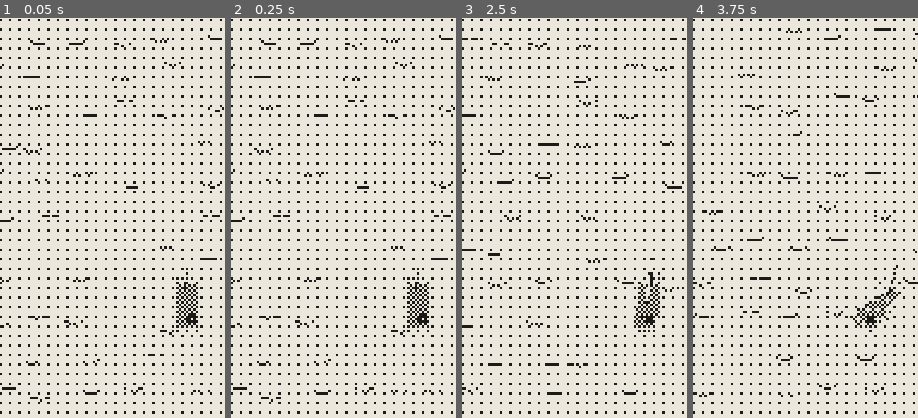
Above: before the commit, frames 1-4 (left to right).
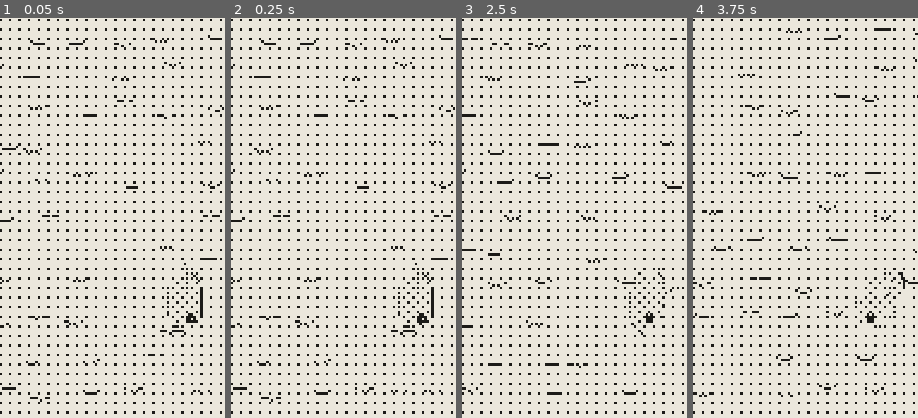
Above: after the commit, the same moments.

Repository: EnricoLabarile/Sail
Game: Godot game, scene res://Assets/Scenes/Overworld.tscn
The game is run twice, just before and just after one commit, with the same random seed, the same clock (stepped at 60 frames per second) and the same inputs.
Inputs (mouse positions are % of the whole screen's width and height, from its top left):
- Up to frame 1 (0.05 s): no input
- Up to frame 2 (0.25 s): no input
- Up to frame 3 (2.5 s): tap Enter (ui_accept) at 0.5, 1.25 s; drag from (50, 93) to (60, 28) at 0.52 s; drag from (30, 55) to (45, 70) at 1.27 s; move the mouse to (60, 28) at 2.02 s; hold Right (ui_right) from 2.03 s (still down)
- Up to frame 4 (3.75 s): release Right (ui_right) at 2.75 s; drag from (45, 70) to (20, 35) at 2.77 s; move the mouse to (80, 65) at 3.52 s; hold Left (ui_left) from 3.53 s (still down)
The pictures show only the part of the screen within x 9-59%, y 14-64%; the shares and areas given below are measured in that part.

The runs differ from the first frame. In frame 1, 0.5% of the frame differs, in the area x 74-91%, y 61-80%; in frame 2, 0.5%; in frame 3, 0.5%; in frame 4, 0.5%.

Commit message:
boat update

Diff:
--- /dev/null
+++ b/Assets/Boat/boat.tscn
@@ -0,0 +1,42 @@
+[gd_scene format=3 uid="uid://dhestvacwpffc"]
+
+[ext_resource type="Script" uid="uid://dxb2hspq8rmba" path="res://Assets/Boat/boat.gd" id="1_boat"]
+[ext_resource type="PackedScene" uid="uid://gsohuvlddwlj" path="res://Assets/Boat/sm_boat_hull.fbx" id="2_da1jx"]
+[ext_resource type="PackedScene" uid="uid://da2mslnca7e31" path="res://Assets/Boat/sm_boat_mast.fbx" id="3_ee1eo"]
+[ext_resource type="PackedScene" uid="uid://bkhrx3gsk66tq" path="res://Assets/Boat/sm_boat_sail.fbx" id="4_og2vt"]
+
+[sub_resource type="StandardMaterial3D" id="Mat_ink"]
+albedo_color = Color(0.12, 0.11, 0.1, 1)
+
+[sub_resource type="CapsuleMesh" id="Mesh_helmsman"]
+material = SubResource("Mat_ink")
+radius = 0.22
+height = 0.8
+
+[node name="Boat" type="Node3D" unique_id=1479473515]
+script = ExtResource("1_boat")
+
+[node name="Model" type="Node3D" parent="." unique_id=1073816525]
+
+[node name="Helmsman" type="MeshInstance3D" parent="Model" unique_id=1864005739]
+transform = Transform3D(1, 0, 0, 0, 1, 0, 0, 0, 1, 0.25, 0.8, 1.2)
+mesh = SubResource("Mesh_helmsman")
+
+[node name="Rig" type="Node3D" parent="Model" unique_id=503799022]
+transform = Transform3D(1, 0, 0, 0, 1, 0, 0, 0, 1, 0, 0, -0.7)
+
+[node name="sm_boat_mast" parent="Model/Rig" unique_id=429624402 instance=ExtResource("3_ee1eo")]
+transform = Transform3D(1, 0, 0, 0, 1, 0, 0, 0, 1, 0, 0.27126563, -0.012751341)
+
+[node name="sm_boat_sail" parent="Model/Rig" unique_id=139299008 instance=ExtResource("4_og2vt")]
+transform = Transform3D(-4.371139e-08, 0, -1, 0, 1, 0, 1, 0, -4.371139e-08, 0, 1.0014727, -0.011779666)
+
+[node name="Camera3D" type="Camera3D" parent="." unique_id=1565566446]
+keep_aspect = 0
+projection = 1
+current = true
+size = 24.0
+far = 200.0
+
+[node name="sm_boat_hull" parent="." unique_id=1085224572 instance=ExtResource("2_da1jx")]
+transform = Transform3D(-4.371139e-08, 0, 1, 0, 1, 0, -1, 0, -4.371139e-08, 0, 0.31564635, -0.21666029)
--- a/Assets/Boat/boat/boat.tscn
+++ /dev/null
@@ -1,92 +0,0 @@
-[gd_scene format=3]
-
-[ext_resource type="Script" uid="uid://dxb2hspq8rmba" path="res://Assets/Boat/boat/boat.gd" id="1_boat"]
-
-
-[sub_resource type="StandardMaterial3D" id="Mat_paper"]
-albedo_color = Color(0.95, 0.94, 0.9, 1)
-
-[sub_resource type="StandardMaterial3D" id="Mat_ink"]
-albedo_color = Color(0.12, 0.11, 0.1, 1)
-
-[sub_resource type="StandardMaterial3D" id="Mat_sail"]
-shading_mode = 0
-albedo_color = Color(0.95, 0.94, 0.9, 1)
-
-[sub_resource type="StandardMaterial3D" id="Mat_inside"]
-albedo_color = Color(0.6, 0.58, 0.55, 1)
-
-[sub_resource type="BoxMesh" id="Mesh_hull"]
-material = SubResource("Mat_paper")
-size = Vector3(1.4, 0.5, 2.8)
-
-[sub_resource type="PrismMesh" id="Mesh_bow"]
-material = SubResource("Mat_paper")
-size = Vector3(1.4, 1.2, 0.5)
-
-[sub_resource type="BoxMesh" id="Mesh_gunwale"]
-material = SubResource("Mat_inside")
-size = Vector3(1.1, 0.1, 2.5)
-
-[sub_resource type="CylinderMesh" id="Mesh_mast"]
-material = SubResource("Mat_ink")
-top_radius = 0.05
-bottom_radius = 0.07
-height = 3.6
-
-[sub_resource type="PrismMesh" id="Mesh_sail"]
-material = SubResource("Mat_sail")
-left_to_right = 1.0
-size = Vector3(2.0, 3.0, 0.04)
-
-[sub_resource type="BoxMesh" id="Mesh_boom"]
-material = SubResource("Mat_ink")
-size = Vector3(0.08, 0.08, 2.1)
-
-[sub_resource type="CapsuleMesh" id="Mesh_helmsman"]
-material = SubResource("Mat_ink")
-radius = 0.22
-height = 0.8
-
-[node name="Boat" type="Node3D"]
-script = ExtResource("1_boat")
-
-[node name="Model" type="Node3D" parent="."]
-
-[node name="Hull" type="MeshInstance3D" parent="Model"]
-transform = Transform3D(1, 0, 0, 0, 1, 0, 0, 0, 1, 0, 0.15, 0.2)
-mesh = SubResource("Mesh_hull")
-
-[node name="Bow" type="MeshInstance3D" parent="Model"]
-transform = Transform3D(1, 0, 0, 0, 0, 1, 0, -1, 0, 0, 0.15, -1.8)
-mesh = SubResource("Mesh_bow")
-
-[node name="Deck" type="MeshInstance3D" parent="Model"]
-transform = Transform3D(1, 0, 0, 0, 1, 0, 0, 0, 1, 0, 0.42, 0.2)
-mesh = SubResource("Mesh_gunwale")
-
-[node name="Helmsman" type="MeshInstance3D" parent="Model"]
-transform = Transform3D(1, 0, 0, 0, 1, 0, 0, 0, 1, 0.25, 0.8, 1.2)
-mesh = SubResource("Mesh_helmsman")
-
-[node name="Rig" type="Node3D" parent="Model"]
-transform = Transform3D(1, 0, 0, 0, 1, 0, 0, 0, 1, 0, 0, -0.7)
-
-[node name="Mast" type="MeshInstance3D" parent="Model/Rig"]
-transform = Transform3D(1, 0, 0, 0, 1, 0, 0, 0, 1, 0, 2.1, 0)
-mesh = SubResource("Mesh_mast")
-
-[node name="Boom" type="MeshInstance3D" parent="Model/Rig"]
-transform = Transform3D(1, 0, 0, 0, 1, 0, 0, 0, 1, 0, 0.75, 1.05)
-mesh = SubResource("Mesh_boom")
-
-[node name="Sail" type="MeshInstance3D" parent="Model/Rig"]
-transform = Transform3D(0, 0, 1, 0, 1, 0, -1, 0, 0, 0, 2.3, 1.0)
-mesh = SubResource("Mesh_sail")
-
-[node name="Camera3D" type="Camera3D" parent="."]
-projection = 1
-current = true
-size = 24.0
-keep_aspect = 0
-far = 200.0
--- a/Assets/Boat/boat_test.tscn
+++ /dev/null
@@ -1,17 +0,0 @@
-[gd_scene format=3]
-
-[ext_resource type="PackedScene" path="res://Assets/Landscape/world/sea.tscn" id="1_sea"]
-[ext_resource type="PackedScene" path="res://Assets/Boat/boat/boat.tscn" id="2_boat"]
-[ext_resource type="PackedScene" path="res://Assets/UI/helm.tscn" id="3_helm"]
-
-
-[node name="BoatTest" type="Node3D"]
-
-[node name="Sun" type="DirectionalLight3D" parent="."]
-transform = Transform3D(0.866, -0.354, 0.354, 0, 0.707, 0.707, -0.5, -0.612, 0.612, 0, 10, 0)
-
-[node name="Sea" parent="." instance=ExtResource("1_sea")]
-
-[node name="Boat" parent="." instance=ExtResource("2_boat")]
-
-[node name="Helm" parent="." instance=ExtResource("3_helm")]
--- /dev/null
+++ b/Assets/Boat/m_sail.tres
@@ -0,0 +1,4 @@
+[gd_resource type="StandardMaterial3D" format=3 uid="uid://cxxqt27qgicya"]
+
+[resource]
+albedo_color = Color(1, 0.49803922, 1, 1)
--- a/Assets/Scenes/Overworld.tscn
+++ b/Assets/Scenes/Overworld.tscn
@@ -1,7 +1,7 @@
 [gd_scene format=3 uid="uid://cfpjn7myu4ohs"]
 
 [ext_resource type="PackedScene" path="res://Assets/Landscape/world/sea.tscn" id="1_sea"]
-[ext_resource type="PackedScene" path="res://Assets/Boat/boat/boat.tscn" id="2_boat"]
+[ext_resource type="PackedScene" uid="uid://dhestvacwpffc" path="res://Assets/Boat/boat.tscn" id="2_boat"]
 [ext_resource type="PackedScene" path="res://Assets/UI/helm.tscn" id="3_helm"]
 [ext_resource type="PackedScene" uid="uid://bba4hwropmrh4" path="res://Assets/Post_Process/dither/dither.tscn" id="4_dither"]
 
Renamed: Assets/Boat/boat/boat.gd -> Assets/Boat/boat.gd
Renamed: Assets/Boat/boat/boat.gd.uid -> Assets/Boat/boat.gd.uid
Binary file added: Assets/Boat/sm_boat_hull.fbx
Not shown, added: Assets/Boat/sm_boat_hull.fbx.import
Binary file added: Assets/Boat/sm_boat_mast.fbx
Not shown, added: Assets/Boat/sm_boat_mast.fbx.import
Binary file added: Assets/Boat/sm_boat_sail.fbx
Not shown, added: Assets/Boat/sm_boat_sail.fbx.import
